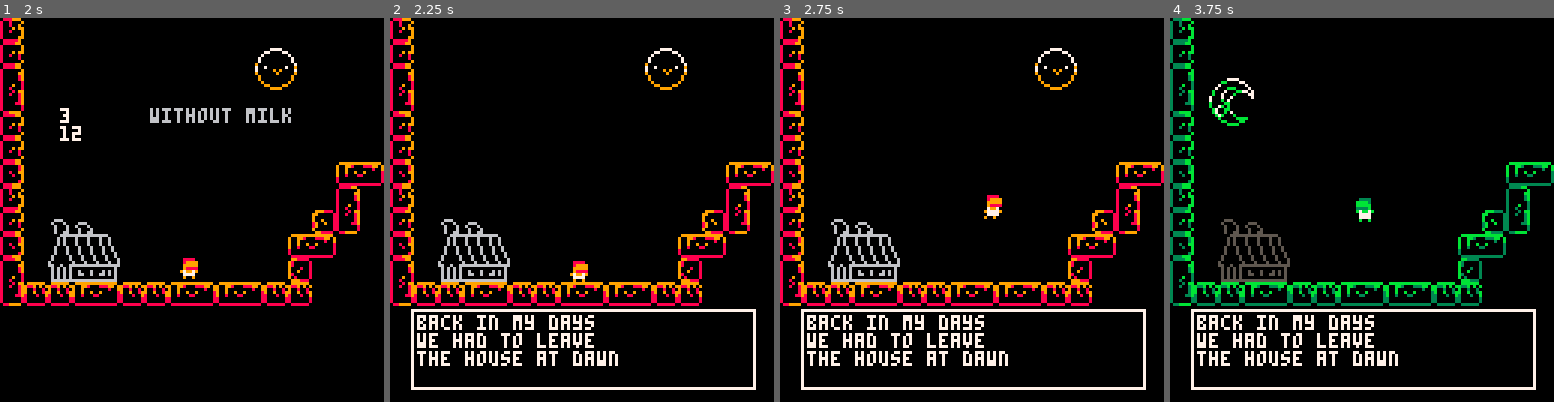
Above: before the commit, frames 1-4 (left to right).
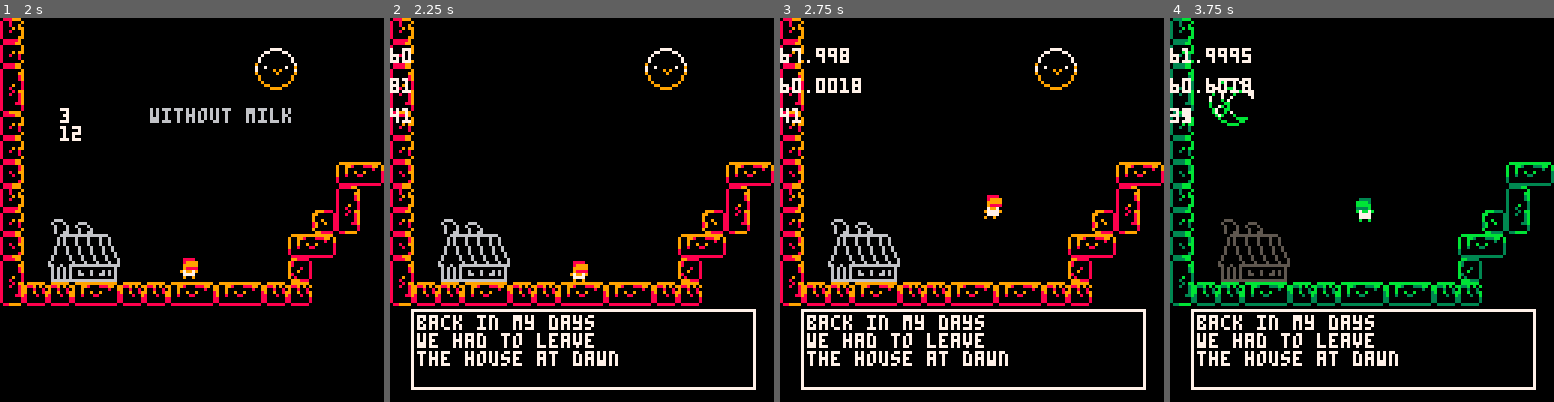
Above: after the commit, the same moments.

Repository: NataliaPrzemylska/milk1-way
Game: PICO-8 cartridge milkjourney.p8
Two runs of this game, one before a commit and one after it. Both use one fixed random seed, a clock stepped at 60 frames per second and the inputs below.
Inputs:
- Up to frame 1 (2 s): tap X (X key) at 0.33, 1.07, 1.85 s; tap O (Z key) at 0.7, 1.7 s; hold Right from 1.6 s (still down)
- Up to frame 2 (2.25 s): release Right at 2.1 s; tap O (Z key) at 2.1 s; hold Up from 2.15 s (still down)
- Up to frame 3 (2.75 s): release Up at 2.42 s; hold Right from 2.47 s (still down); tap O (Z key) at 2.5 s
- Up to frame 4 (3.75 s): tap O (Z key) at 2.9, 3.3, 3.7 s; tap X (X key) at 2.97 s; release Right at 3.03 s; hold Left 3.08-3.58 s; hold Down from 3.63 s (still down)

Frame 1 is identical in both runs. In frame 2, 0.4% of the frame differs, in the area x 0-6%, y 7-28%; in frame 3, 0.8%; in frame 4, 0.9%, in the area x 0-22%, y 7-28%.

Commit message:
adding sounds

Diff:
--- a/dynamic_level_objects.lua
+++ b/dynamic_level_objects.lua
@@ -1,6 +1,7 @@
 
 function update_car(c)
     if (player.x<=c.x+16 and player.x>=c.x-8) and (player.y<=c.y+8 and player.y>=c.y-8) then
+        sfx_boom()
         dead()
     end
     if c.spd != nil then
--- a/main.lua
+++ b/main.lua
@@ -16,7 +16,7 @@
     day = true
     set_day(day)
     journey_days = 0
-    debug = false
+    debug = true
     temp_mapx = mapX
     temp_mapy = mapY
     exploded = 0
@@ -25,6 +25,8 @@
 
 function _update()
     if state == STATE_MENU then
+
+
         if flash == FLASH_UNKNOWN then
             if btnp(4) then
                 flash = FLASH_ENABLED
@@ -46,6 +48,14 @@
     elseif state == STATE_DIALOGUE_START then
         update_start_dialogue()
     elseif state == STATE_GAME then
+        if stat(46) < 0 and stat(48) < 0 then
+            if day then
+                music_day()
+            else
+                music_night()
+            end
+        end
+
         for obj in all(current_objects) do
             if day == obj.day then
                 obj.update(obj);
@@ -105,8 +115,10 @@
 
         --debug
         if debug then
-            print(player.x,10,0)
-            print(player.y)
+            print(player.x,0,10,7)
+            print(player.y,0,20,7)
+            print(stat(46),0,30,7)
+            print(stat(48),0,30,7)
 
         end
     end
--- a/milkjourney.p8
+++ b/milkjourney.p8
@@ -6,6 +6,7 @@
 #include player.lua
 #include levels.lua
 #include effects_dialogue.lua
+#include musicman.lua
 #include main.lua
 __gfx__
 00000000033330000333300003333000000000000333300000000000000000000000000000000000000000000000000000000000000000000000000000000000
--- a/musicman.lua
+++ b/musicman.lua
@@ -1,31 +1,35 @@
 function music_day()
-
+    music(-1)
+    music(2, 0, 2)
 end
 
 function music_night()
-
+    music(-1)
+    music(15, 0, 2)
 end
 
 function  music_change_to_day()
-
+    music(-1)
+    music(24, 0, 2)
 end
 
 function music_change_to_night()
-
+    music(-1)
+    music(26, 0, 2)
 end
 
 function sfx_death()
-
+    sfx(17,3)
 end
 
 function sfx_jump_day()
-
+    sfx(18,3)
 end
 
 function sfx_jump_night()
-
+    sfx(19,3)
 end
 
 function sfx_boom()
-
+    music(0, 0, 3)
 end
--- a/player.lua
+++ b/player.lua
@@ -93,8 +93,14 @@
     -- flip day and night
     if input.flip and (not old_input.flip) then
         if start_day_change() then
+            if day then
+                music_change_to_night()
+            else
+                music_change_to_day()
+            end
             journey_days += 0.5
             adjust_platforms()
+
         end
     end
 
@@ -120,6 +126,11 @@
 
     if is_on_ground and input.jump and player.dead_animation_index == 0 then -- if the player isn't dead
         player.vy = -player.jump_spd
+        if day then
+            sfx_jump_day()
+        else
+            sfx_jump_night()
+        end
     end
 
     if debug then
@@ -192,6 +203,7 @@
 end
 function dead()
     if player.dead_animation_index==0 then
+        sfx_death()
         if epic_animation_frame == 0 then
             epic_animation_frame = 1
         end
Not shown, changed: the music (__music__) section of milkjourney.p8
Not shown, changed: the sound effects (__sfx__) section of milkjourney.p8
